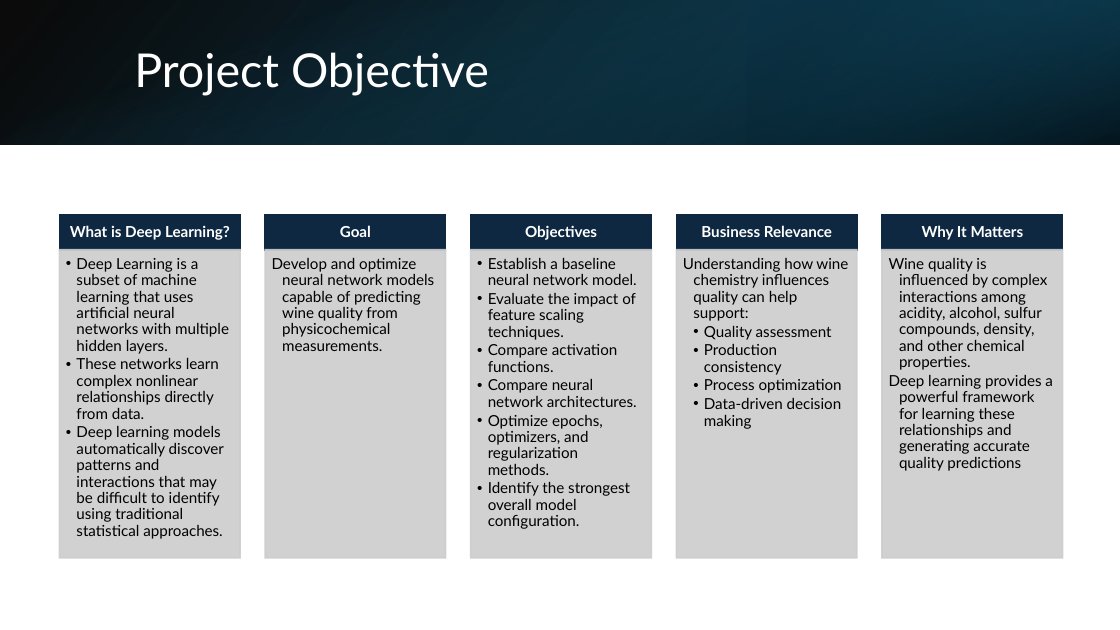
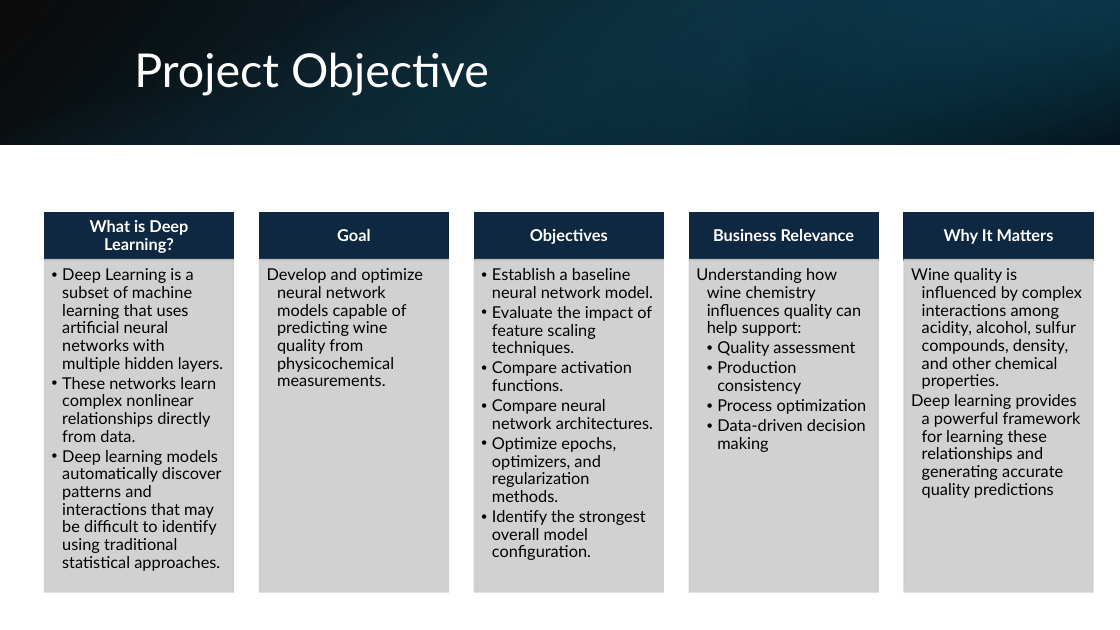
Before and after one commit to niecestroa/pro-ibm-ml-course-projects, a slide deck: slide 2 of neural-network-optimization/report/Deep Learning for Wine Quality Prediction.pptx. Drawn at 1120x630 pixels with LibreOffice and Linux fonts; fonts in the diff are those of the drawing. Boxes give left, top, right and bottom in pixels: in the first picture for what was removed or moved away, otherwise in the second. Text is boxed around its words. In the diff, an @@ line names an element or a change of style, - is before the commit and + after.

```diff
--- a/neural-network-optimization/report/Deep Learning for Wine Quality Prediction.pptx
+++ b/neural-network-optimization/report/Deep Learning for Wine Quality Prediction.pptx
@@ text "What is Deep Learning?": place and size @@
-text "What is Deep Learning?" at <box>70,225,230,240</box>
+text "What is Deep Learning?" at <box>90,220,188,253</box>
@@ rectangle: place and size @@
-rectangle at <box>60,215,240,250</box>
+rectangle at <box>45,213,233,260</box>
@@ rectangle: place and size @@
-rectangle at <box>266,215,446,250</box>
+rectangle at <box>260,213,448,260</box>
@@ rectangle: place and size @@
-rectangle at <box>471,215,652,250</box>
+rectangle at <box>475,213,663,260</box>
@@ text "Business Relevance": place and size @@
-text "Business Relevance" at <box>701,225,832,237</box>
+text "Business Relevance" at <box>713,229,855,241</box>
@@ rectangle: place and size @@
-rectangle at <box>676,215,857,250</box>
+rectangle at <box>690,213,878,260</box>
@@ text "Why It Matters": place and size @@
-text "Why It Matters" at <box>922,225,1024,240</box>
+text "Why It Matters" at <box>944,229,1054,244</box>
@@ rectangle: place and size @@
-rectangle at <box>882,215,1063,250</box>
+rectangle at <box>905,213,1093,260</box>
@@ text "Deep Learning is a subset ...": place and size @@
-text "Deep Learning is a subset ..." at <box>76,258,229,539</box>
+text "Deep Learning is a subset ..." at <box>62,268,223,571</box>
@@ rectangle: place and size @@
-rectangle at <box>60,250,240,558</box>
+rectangle at <box>45,260,233,592</box>
@@ text "Develop and optimize neural network ...": place and size @@
-text "Develop and optimize neural network ..." at <box>272,258,435,351</box>
+text "Develop and optimize neural network ..." at <box>267,268,423,386</box>
@@ rectangle: place and size @@
-rectangle at <box>266,250,446,558</box>
+rectangle at <box>260,260,448,592</box>
@@ text "Establish a baseline neural network ...": place and size @@
-text "Establish a baseline neural network ..." at <box>488,258,637,529</box>
+text "Establish a baseline neural network ..." at <box>492,268,653,560</box>
@@ rectangle: place and size @@
-rectangle at <box>471,250,652,558</box>
+rectangle at <box>475,260,663,592</box>
@@ text "Understanding how wine chemistry influences ...": place and size @@
-text "Understanding how wine chemistry influences ..." at <box>683,258,848,429</box>
+text "Understanding how wine chemistry influences ..." at <box>696,268,867,452</box>
@@ rectangle: place and size @@
-rectangle at <box>676,250,857,558</box>
+rectangle at <box>690,260,878,592</box>
@@ size 13 to 14 pt in 10 elements at <box>337,229,371,241</box>, <box>530,229,608,244</box>, <box>90,220,188,253</box>, <box>267,268,423,386</box>, <box>713,229,855,241</box>, <box>492,268,653,560</box>, <box>944,229,1054,244</box>, <box>62,268,223,571</box>, <box>696,268,867,452</box>, <box>911,268,1082,498</box> @@
@@ text "Wine quality is influenced by ...": place and size @@
-text "Wine quality is influenced by ..." at <box>889,258,1053,471</box>
+text "Wine quality is influenced by ..." at <box>911,268,1082,498</box>
@@ rectangle: place and size @@
-rectangle at <box>882,250,1063,558</box>
+rectangle at <box>905,260,1093,592</box>
```
Also in this commit, not shown: 19 other slides changed, 5 slides added, 6 slides removed, 6 other files.
